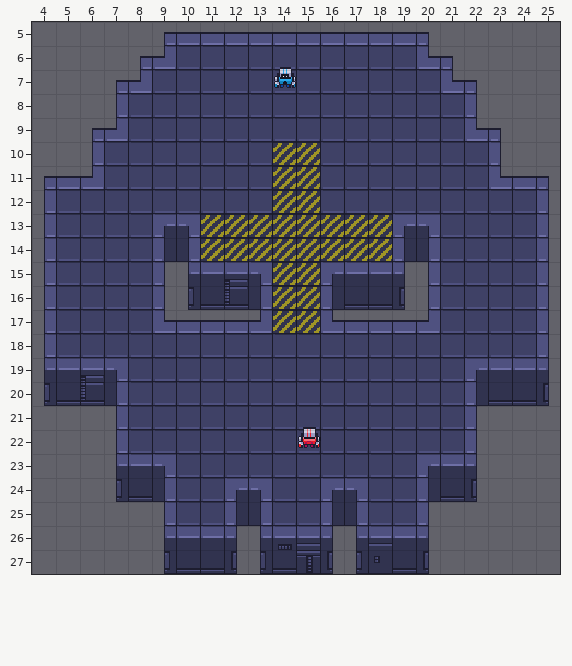
A Tiled map gets an edit: assets/level2.tmx. The first picture shows the starting point.
Cells are 16x16 px. Shown: x 4..25, y 5..27.
Now the later version:
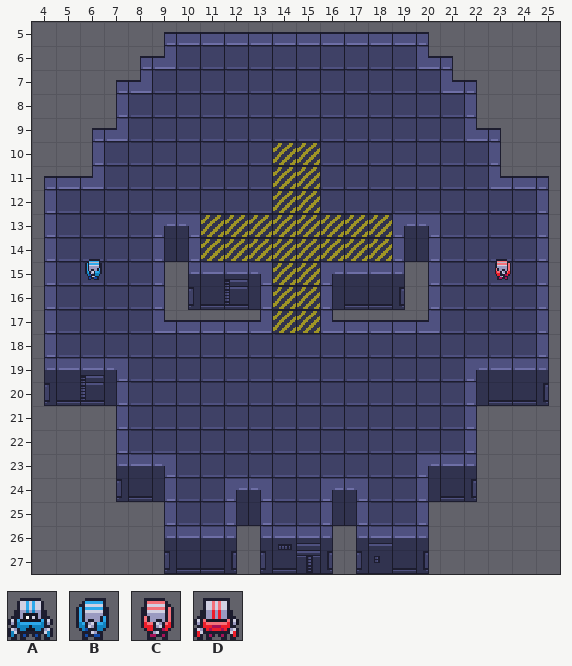
Key: from "players": A 0, B 12 flipped left-right, C 60, D 72.
Objects are placed by their top-left corner, in cells (3,4 is the top-left corner of cell 3,4); size is 1x1 cell unless given.
Change:
Layer "Players":
added: C at 23,15
added: B at 6,15
removed: A at 14,7
removed: D at 15,22
Boxes around the changes in both pictures, in picture pixels (x1, y1, x2, y2):
removed: (274, 70, 296, 88)
added: (85, 262, 102, 280)
added: (495, 262, 511, 280)
removed: (298, 430, 320, 448)
